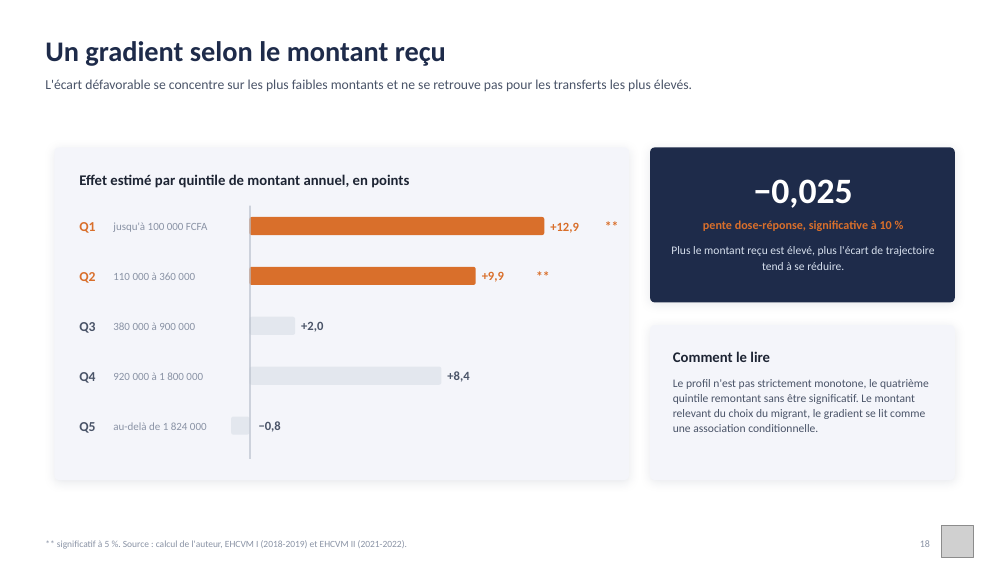
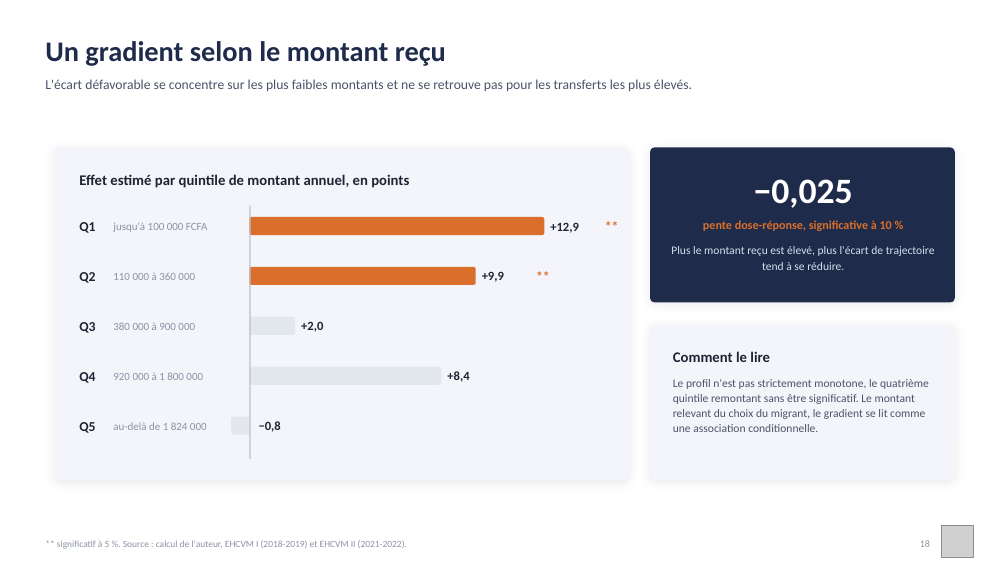
Before and after one commit to JODRAFF9/MEMOIRE, a slide deck: slide 18 of infographie/presentation_infographique.pptx. Drawn at 1008x567 pixels with LibreOffice and Linux fonts; fonts in the diff are those of the drawing; grey boxes stand for pictures. Boxes give left, top, right and bottom in pixels: in the first picture for what was removed or moved away, otherwise in the second. Text is boxed around its words. In the diff, an @@ line names an element or a change of style, - is before the commit and + after.

```diff
--- a/infographie/presentation_infographique.pptx
+++ b/infographie/presentation_infographique.pptx
@@ text colour #D96F2B to #1D2433 in 4 elements at (79, 222, 95, 233), (550, 222, 579, 233), (79, 272, 95, 283), (482, 271, 504, 282) @@
@@ text colour #4A5468 to #1D2433 in 6 elements at (79, 322, 95, 333), (301, 321, 323, 332), (79, 372, 95, 383), (447, 371, 469, 382), (79, 422, 95, 433), (259, 421, 281, 432) @@
```
Also in this commit, not shown: 15 other slides changed, 2 other files.
